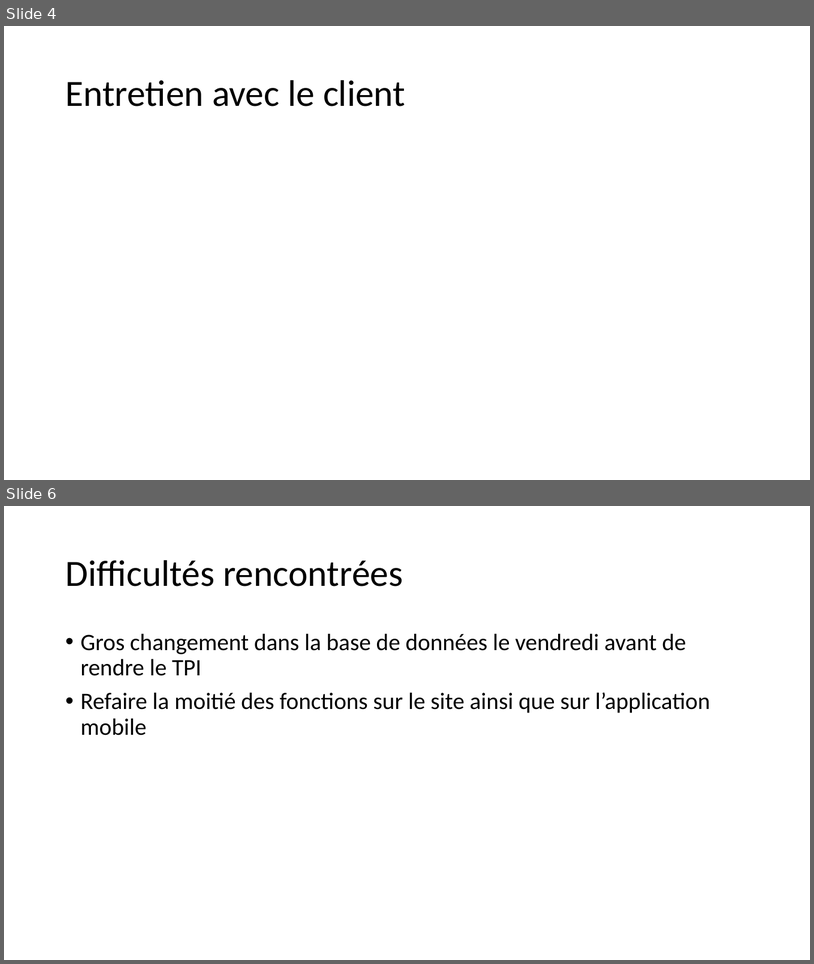
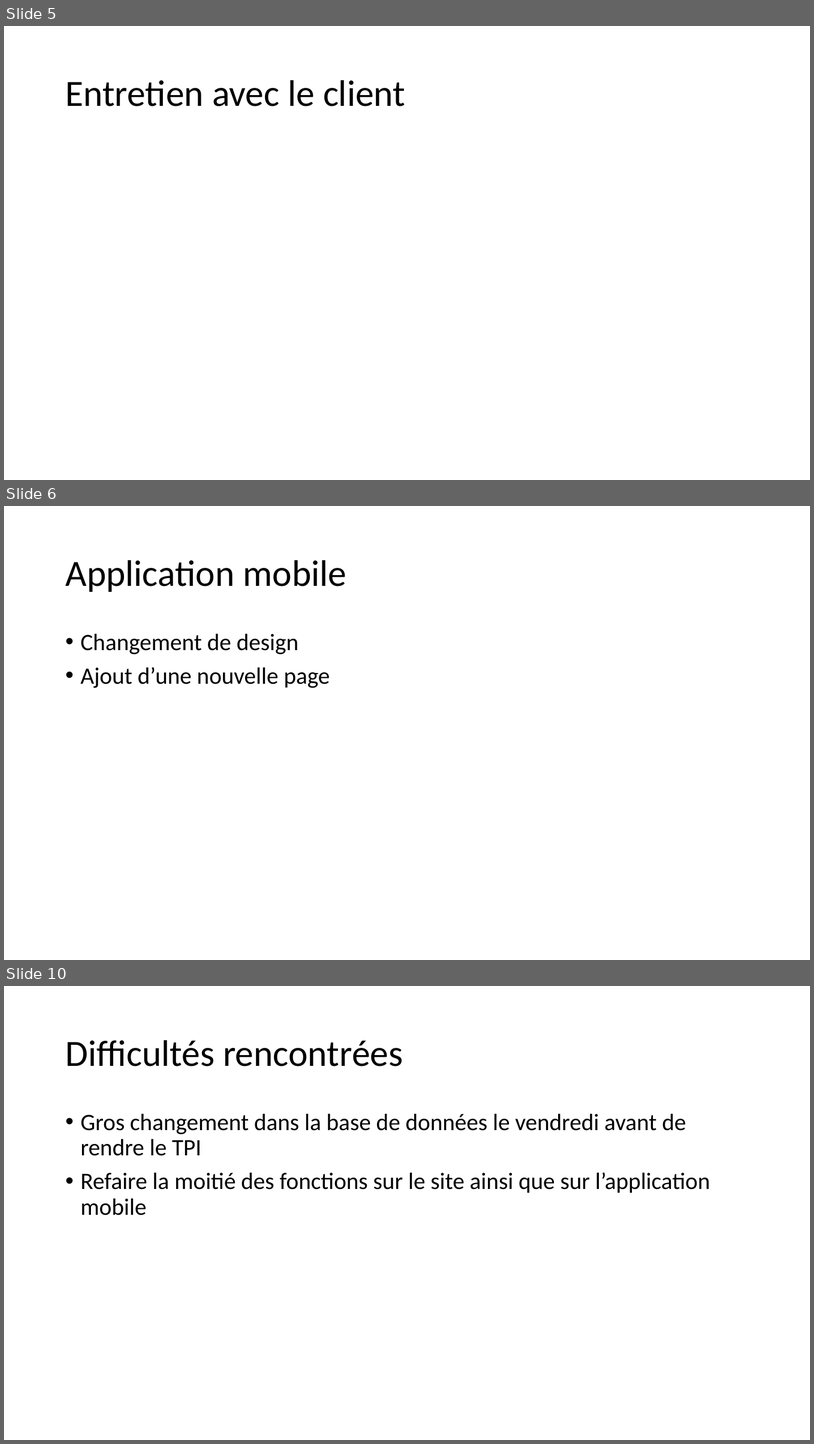
Before and after one commit to JeremyGfeller/TPI, a slide deck: Documentation/présentation.pptx. Shown one above the other, each under a label of ours: slides 4 and 6 before the commit, slides 5, 6 and 10 after it; the slides between them are not shown. The pictures are 814x964 and 814x1444 pixels, drawn with LibreOffice and Linux fonts; fonts in the diff are those of the drawing. Boxes give left, top, right and bottom in pixels: in the first picture for what was removed or moved away, otherwise in the second. Text is boxed around its words. In the diff, an @@ line names an element or a change of style, - is before the commit and + after.

```diff
--- a/Documentation/présentation.pptx
+++ b/Documentation/présentation.pptx
@@ slide 6 added at (x1=4, y1=506, x2=810, y2=960), background #FFFFFF @@
@@ title added at (x1=65, y1=560, x2=347, y2=592), 44 pt, text #000000 @@
+Application mobile
@@ text added at (x1=81, y1=633, x2=330, y2=688), 28 pt, text #000000 @@
+• Changement de design
+• Ajout d’une nouvelle page
@@ what was slide 4 is now slide 5 @@
@@ what was slide 6 is now slide 10 @@
```
Also in this commit, not shown: 1 slide changed, 5 other slides added, 2 slides removed.
